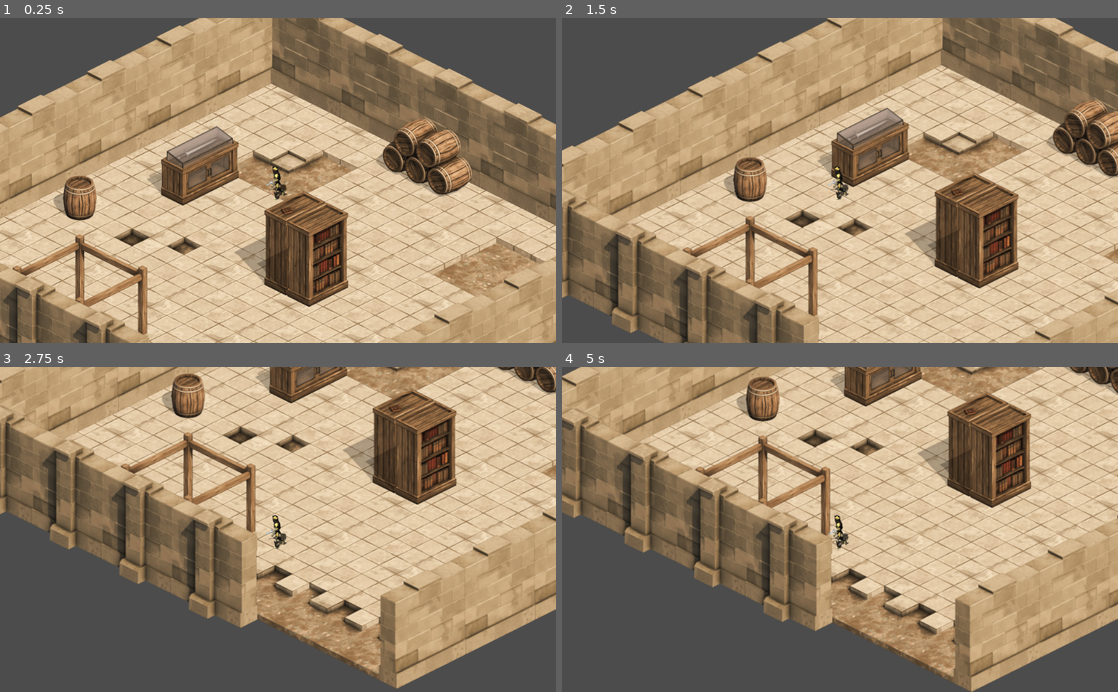
Above: before the commit, frames 1-4 (two rows, left to right).
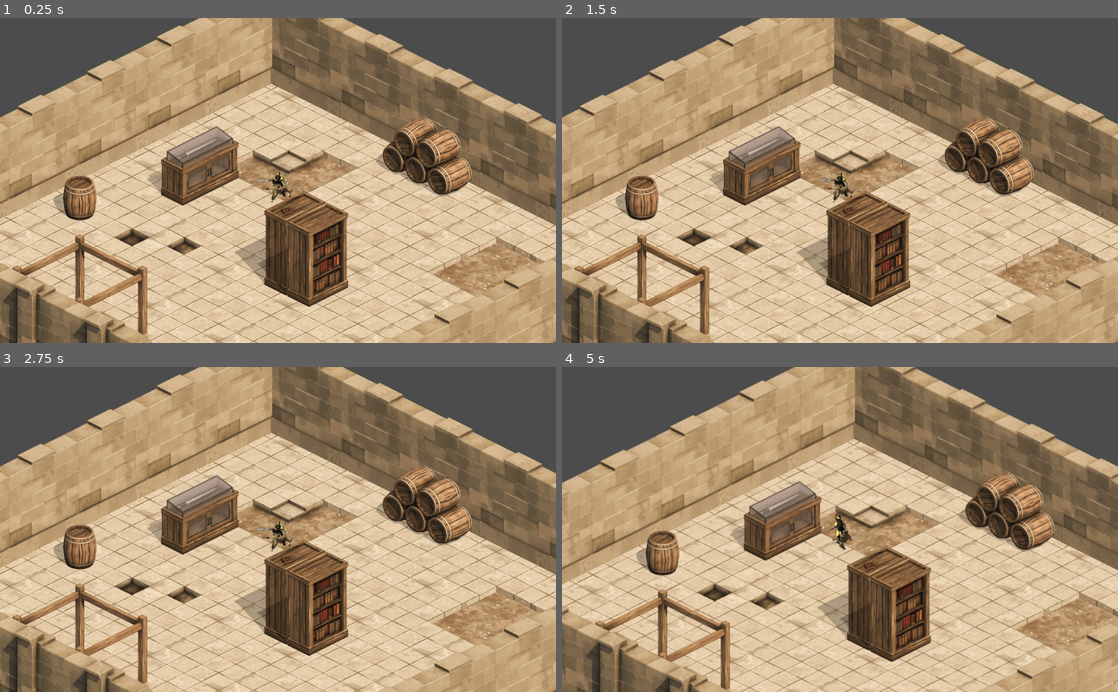
Above: after the commit, the same moments.

Repository: Ario124/Isometric_Field
Game: Godot game, scene res://Scenes/Test_Field.tscn
The game is run twice, just before and just after one commit, with the same random seed, the same clock (stepped at 60 frames per second) and the same inputs. The project has no main scene, so this scene is started directly.
Inputs (mouse positions are in pixels of both pictures, inside the frame that each line leads up to):
- Up to frame 1 (0.25 s): no input
- Up to frame 2 (1.5 s): tap Enter at 0.5 s; move the mouse to (962, 164) at 0.52 s; hold A (a) 0.53-1.28 s; tap D (d) at 0.8, 1.35 s; move the mouse to (728, 196) at 1.27 s
- Up to frame 3 (2.75 s): tap S (s) at 1.55 s; tap Space (Attack, bound only after the commit) at 2 s; move the mouse to (333, 458) at 2.02 s; hold S (s) from 2.03 s (still down); tap W (w) at 2.3 s
- Up to frame 4 (5 s): move the mouse to (812, 594) at 2.77 s; release S (s) at 2.78 s; tap W (w) at 2.85 s; tap Space (Attack, bound only after the commit) at 3.05 s; move the mouse to (1006, 578) at 3.52 s; hold Space (Attack, bound only after the commit) 3.53-4.28 s; click (1006, 578) at 3.8 s; move the mouse to (673, 480) at 4.27 s; click (673, 480) at 4.35 s; tap A (a) at 4.55 s

The runs differ from the first frame. In frame 1, 0.2% of the frame differs, in the area x 46-53%, y 45-57%; in frame 2, 67%; in frame 3, 86%, in the area x 0-100%, y 0-100%; in frame 4, 86%.

Commit message:
Added attack animations

Diff:
--- a/Scenes/Player.gd
+++ b/Scenes/Player.gd
@@ -1,46 +1,174 @@
 extends KinematicBody2D
 
-var speed = 350
-var move_direction = Vector2(0,0)
+var anim_direction = "S"
+var anim_mode = "Idle"
+var animation
 
-func _physics_process(delta):
-	MovementLoop()
+
+var max_speed = 250
+var speed = 0
+var acceleration = 100
+var move_direction
+var moving = false
+var destination = Vector2()
+var movement = Vector2()
+
+var attacking = false
+var attack_direction
+
+
+func _unhandled_input(event):
+	if event.is_action_pressed('Click'):
+		moving = true
+		destination = get_global_mouse_position()
+	elif event.is_action_pressed("Attack"):
+		moving = false
+		attacking = true
+		attack_direction = rad2deg(get_angle_to(get_global_mouse_position()))
+		Attack()
 
 func _process(delta):
 	AnimationLoop()
 
 
-func MovementLoop():
-	move_direction.x = int(Input.is_action_pressed("d")) - int(Input.is_action_pressed("a"))
-	move_direction.y = (int(Input.is_action_pressed("s")) - int(Input.is_action_pressed("w"))) / float(2)
-	var motion = move_direction.normalized() * speed
-	move_and_slide(motion)
+func _physics_process(delta):
+	MovementLoop(delta)
 
 
+func Attack():
+	yield(get_tree().create_timer(0.4), "timeout")
+	attacking = false
+	anim_mode = "Idle"
+
+func MovementLoop(delta):
+	if moving == false:
+		speed = 0
+	else:
+		speed += acceleration * delta
+		if speed > max_speed:
+			speed = max_speed
+	movement = position.direction_to(destination) * speed
+	move_direction = rad2deg(destination.angle_to_point(position))
+	if position.distance_to(destination) > 10:
+		movement = move_and_slide(movement)
+	else:
+		moving = false
+
 func AnimationLoop():
-	var anim_direction = "S"
-	var anim_mode = "Idle"
-	var animation
-	match move_direction:
-		Vector2(-1,0):
+	if moving:
+
+		if move_direction <= 15 and move_direction >= -15:
+			anim_direction = "E"
+		elif move_direction <= 60 and move_direction >= 15:
+			anim_direction = "SE"
+		elif move_direction <= 120 and move_direction >= 60:
+			anim_direction = "S"
+		elif move_direction <= 165 and move_direction >= 120:
+			anim_direction = "SW"
+		elif move_direction >= -60 and move_direction <= -15:
+			anim_direction = "NE"
+		elif move_direction >= -120 and move_direction <= -60:
+			anim_direction = "N"
+		elif move_direction >= -165 and move_direction <= -120:
+			anim_direction = "NW"
+		elif move_direction <= -165 and move_direction >= 165:
 			anim_direction = "W"
-		Vector2(1,0):
+
+		if moving == true:
+			anim_mode = "Walk"
+		elif moving == false:
+			anim_mode = "Idle"
+
+		animation = anim_mode + "_" + anim_direction
+		get_node("AnimationPlayer").play(animation)
+
+	elif attacking:
+		if attack_direction <= 15 and attack_direction >= -15:
 			anim_direction = "E"
-		Vector2(0,0.5):
+		elif attack_direction <= 60 and attack_direction >= 15:
+			anim_direction = "SE"
+		elif attack_direction <= 120 and attack_direction >= 60:
 			anim_direction = "S"
-		Vector2(0,-0.5):
+		elif attack_direction <= 165 and attack_direction >= 120:
+			anim_direction = "SW"
+		elif attack_direction >= -60 and attack_direction <= -15:
+			anim_direction = "NE"
+		elif attack_direction >= -120 and attack_direction <= -60:
 			anim_direction = "N"
-		Vector2(-1,-0.5):
+		elif attack_direction >= -165 and attack_direction <= -120:
 			anim_direction = "NW"
-		Vector2(-1,0.5):
-			anim_direction = "SW"
-		Vector2(1,-0.5):
-			anim_direction = "NE"
-		Vector2(1,0.5):
-			anim_direction = "SE"
-	if move_direction != Vector2(0,0):
-		anim_mode = "Walk"
-	else:
-		anim_mode = "Idle"
-	animation = anim_mode + "-" +  anim_direction
+		elif attack_direction <= -165 and attack_direction >= 165:
+			anim_direction = "W"
+
+		anim_mode = "Melee"
+
+	animation = anim_mode + "_" + anim_direction
 	get_node("AnimationPlayer").play(animation)
+
+
+
+
+
+
+
+
+
+
+
+
+
+
+
+
+
+
+#extends KinematicBody2D
+#
+#var move_direction = Vector2(0,0)
+#var speed = 0
+#var max_speed = 500
+#var acceleration = 600
+#
+#
+#
+#func _physics_process(delta):
+#	MovementLoop()
+#
+#func _process(delta):
+#	AnimationLoop()
+#
+#
+#func MovementLoop():
+#	move_direction.x = int(Input.is_action_pressed("d")) - int(Input.is_action_pressed("a"))
+#	move_direction.y = (int(Input.is_action_pressed("s")) - int(Input.is_action_pressed("w"))) / float(2)
+#	var motion = move_direction.normalized() * speed
+#	move_and_slide(motion)
+#
+#
+#func AnimationLoop():
+#	var anim_direction = "S"
+#	var anim_mode = "Idle"
+#	var animation
+#	match move_direction:
+#		Vector2(-1,0):
+#			anim_direction = "W"
+#		Vector2(1,0):
+#			anim_direction = "E"
+#		Vector2(0,0.5):
+#			anim_direction = "S"
+#		Vector2(0,-0.5):
+#			anim_direction = "N"
+#		Vector2(-1,-0.5):
+#			anim_direction = "NW"
+#		Vector2(-1,0.5):
+#			anim_direction = "SW"
+#		Vector2(1,-0.5):
+#			anim_direction = "NE"
+#		Vector2(1,0.5):
+#			anim_direction = "SE"
+#	if move_direction != Vector2(0,0):
+#		anim_mode = "Walk"
+#	else:
+#		anim_mode = "Idle"
+#	animation = anim_mode + "_" +  anim_direction
+#	get_node("AnimationPlayer").play(animation)
--- a/Scenes/Player.tscn
+++ b/Scenes/Player.tscn
@@ -305,6 +305,132 @@
 "values": [ 4 ]
 }
 
+[sub_resource type="Animation" id=23]
+resource_name = "Walk_E"
+length = 1.6
+loop = true
+step = 0.2
+tracks/0/type = "value"
+tracks/0/path = NodePath("Sprite:frame")
+tracks/0/interp = 1
+tracks/0/loop_wrap = true
+tracks/0/imported = false
+tracks/0/enabled = true
+tracks/0/keys = {
+"times": PoolRealArray( 0, 0.2, 0.4, 0.6, 0.8, 1, 1.2, 1.4 ),
+"transitions": PoolRealArray( 1, 1, 1, 1, 1, 1, 1, 1 ),
+"update": 1,
+"values": [ 116, 117, 118, 119, 120, 121, 122, 123 ]
+}
+
+[sub_resource type="Animation" id=25]
+resource_name = "Walk_N"
+length = 1.6
+loop = true
+step = 0.2
+tracks/0/type = "value"
+tracks/0/path = NodePath("Sprite:frame")
+tracks/0/interp = 1
+tracks/0/loop_wrap = true
+tracks/0/imported = false
+tracks/0/enabled = true
+tracks/0/keys = {
+"times": PoolRealArray( 0, 0.2, 0.4, 0.6, 0.8, 1, 1.2, 1.4 ),
+"transitions": PoolRealArray( 1, 1, 1, 1, 1, 1, 1, 1 ),
+"update": 1,
+"values": [ 60, 61, 62, 63, 64, 65, 66, 67 ]
+}
+
+[sub_resource type="Animation" id=24]
+resource_name = "Walk_NE"
+length = 1.6
+loop = true
+step = 0.2
+tracks/0/type = "value"
+tracks/0/path = NodePath("Sprite:frame")
+tracks/0/interp = 1
+tracks/0/loop_wrap = true
+tracks/0/imported = false
+tracks/0/enabled = true
+tracks/0/keys = {
+"times": PoolRealArray( 0, 0.2, 0.4, 0.6, 0.8, 1, 1.2, 1.4 ),
+"transitions": PoolRealArray( 1, 1, 1, 1, 1, 1, 1, 1 ),
+"update": 1,
+"values": [ 88, 89, 90, 91, 92, 93, 94, 95 ]
+}
+
+[sub_resource type="Animation" id=19]
+resource_name = "Walk_NW"
+length = 1.6
+loop = true
+step = 0.2
+tracks/0/type = "value"
+tracks/0/path = NodePath("Sprite:frame")
+tracks/0/interp = 1
+tracks/0/loop_wrap = true
+tracks/0/imported = false
+tracks/0/enabled = true
+tracks/0/keys = {
+"times": PoolRealArray( 0, 0.2, 0.4, 0.6, 0.8, 1, 1.2, 1.4 ),
+"transitions": PoolRealArray( 1, 1, 1, 1, 1, 1, 1, 1 ),
+"update": 1,
+"values": [ 32, 33, 34, 35, 36, 37, 38, 39 ]
+}
+
+[sub_resource type="Animation" id=21]
+resource_name = "Walk_S"
+length = 1.6
+loop = true
+step = 0.2
+tracks/0/type = "value"
+tracks/0/path = NodePath("Sprite:frame")
+tracks/0/interp = 1
+tracks/0/loop_wrap = true
+tracks/0/imported = false
+tracks/0/enabled = true
+tracks/0/keys = {
+"times": PoolRealArray( 0, 0.2, 0.4, 0.6, 0.8, 1, 1.2, 1.4 ),
+"transitions": PoolRealArray( 1, 1, 1, 1, 1, 1, 1, 1 ),
+"update": 1,
+"values": [ 172, 173, 174, 175, 176, 177, 178, 179 ]
+}
+
+[sub_resource type="Animation" id=22]
+resource_name = "Walk_SE"
+length = 1.6
+loop = true
+step = 0.2
+tracks/0/type = "value"
+tracks/0/path = NodePath("Sprite:frame")
+tracks/0/interp = 1
+tracks/0/loop_wrap = true
+tracks/0/imported = false
+tracks/0/enabled = true
+tracks/0/keys = {
+"times": PoolRealArray( 0, 0.2, 0.4, 0.6, 0.8, 1, 1.2, 1.4 ),
+"transitions": PoolRealArray( 1, 1, 1, 1, 1, 1, 1, 1 ),
+"update": 1,
+"values": [ 144, 145, 146, 147, 148, 149, 150, 151 ]
+}
+
+[sub_resource type="Animation" id=20]
+resource_name = "Walk_SW"
+length = 1.6
+loop = true
+step = 0.2
+tracks/0/type = "value"
+tracks/0/path = NodePath("Sprite:frame")
+tracks/0/interp = 1
+tracks/0/loop_wrap = true
+tracks/0/imported = false
+tracks/0/enabled = true
+tracks/0/keys = {
+"times": PoolRealArray( 0, 0.2, 0.4, 0.6, 0.8, 1, 1.2, 1.4 ),
+"transitions": PoolRealArray( 1, 1, 1, 1, 1, 1, 1, 1 ),
+"update": 1,
+"values": [ 200, 201, 202, 203, 204, 205, 206, 207 ]
+}
+
 [sub_resource type="Animation" id=3]
 resource_name = "Walk_W"
 length = 1.6
@@ -317,10 +443,10 @@
 tracks/0/imported = false
 tracks/0/enabled = true
 tracks/0/keys = {
-"times": PoolRealArray( 0, 0.2, 0.4, 0.6, 0.8, 1, 1.2 ),
-"transitions": PoolRealArray( 1, 1, 1, 1, 1, 1, 1 ),
-"update": 1,
-"values": [ 4, 5, 6, 7, 8, 9, 10 ]
+"times": PoolRealArray( 0, 0.2, 0.4, 0.6, 0.8, 1, 1.2, 1.4 ),
+"transitions": PoolRealArray( 1, 1, 1, 1, 1, 1, 1, 1 ),
+"update": 1,
+"values": [ 4, 5, 6, 7, 8, 9, 10, 11 ]
 }
 
 [node name="Player" type="KinematicBody2D"]
@@ -357,4 +483,11 @@
 anims/Melee_SW = SubResource( 16 )
 anims/Melee_W = SubResource( 17 )
 anims/RESET = SubResource( 2 )
+anims/Walk_E = SubResource( 23 )
+anims/Walk_N = SubResource( 25 )
+anims/Walk_NE = SubResource( 24 )
+anims/Walk_NW = SubResource( 19 )
+anims/Walk_S = SubResource( 21 )
+anims/Walk_SE = SubResource( 22 )
+anims/Walk_SW = SubResource( 20 )
 anims/Walk_W = SubResource( 3 )
--- a/project.godot
+++ b/project.godot
@@ -35,6 +35,16 @@
 "events": [ Object(InputEventKey,"resource_local_to_scene":false,"resource_name":"","device":0,"alt":false,"shift":false,"control":false,"meta":false,"command":false,"pressed":false,"scancode":0,"physical_scancode":68,"unicode":0,"echo":false,"script":null)
  ]
 }
+Click={
+"deadzone": 0.5,
+"events": [ Object(InputEventMouseButton,"resource_local_to_scene":false,"resource_name":"","device":0,"alt":false,"shift":false,"control":false,"meta":false,"command":false,"button_mask":0,"position":Vector2( 0, 0 ),"global_position":Vector2( 0, 0 ),"factor":1.0,"button_index":1,"pressed":false,"doubleclick":false,"script":null)
+ ]
+}
+Attack={
+"deadzone": 0.5,
+"events": [ Object(InputEventKey,"resource_local_to_scene":false,"resource_name":"","device":0,"alt":false,"shift":false,"control":false,"meta":false,"command":false,"pressed":false,"scancode":0,"physical_scancode":32,"unicode":0,"echo":false,"script":null)
+ ]
+}
 
 [physics]
 
Not shown: 1 places in Scenes/Player.tscn that only renumber resources
